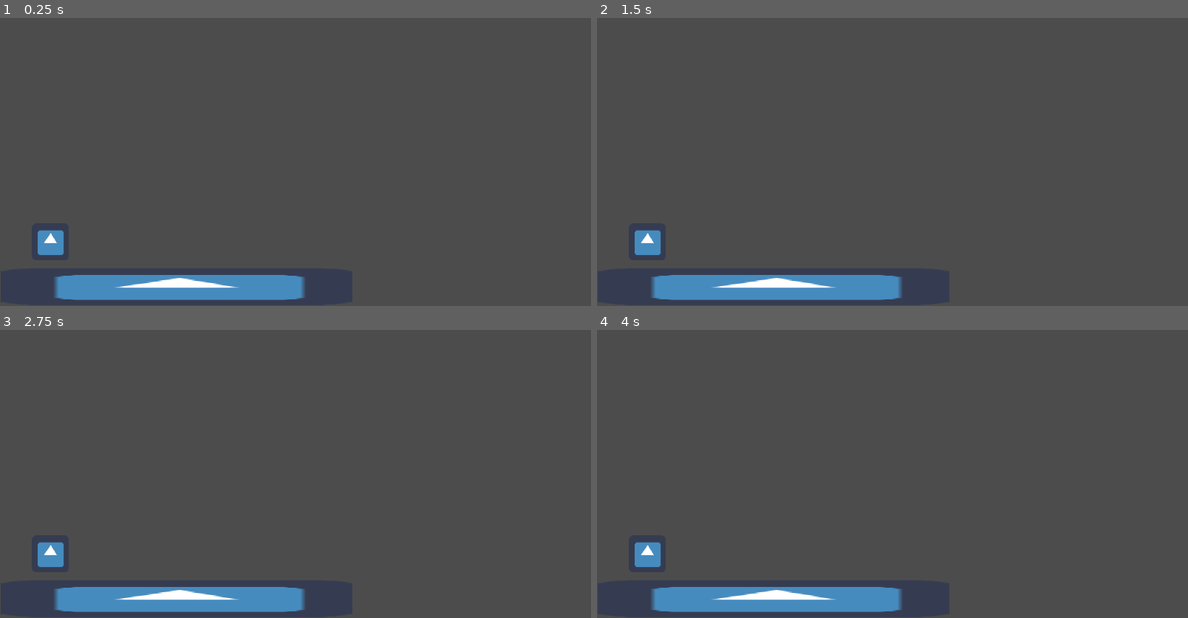
Above: before the commit, frames 1-4 (two rows, left to right).
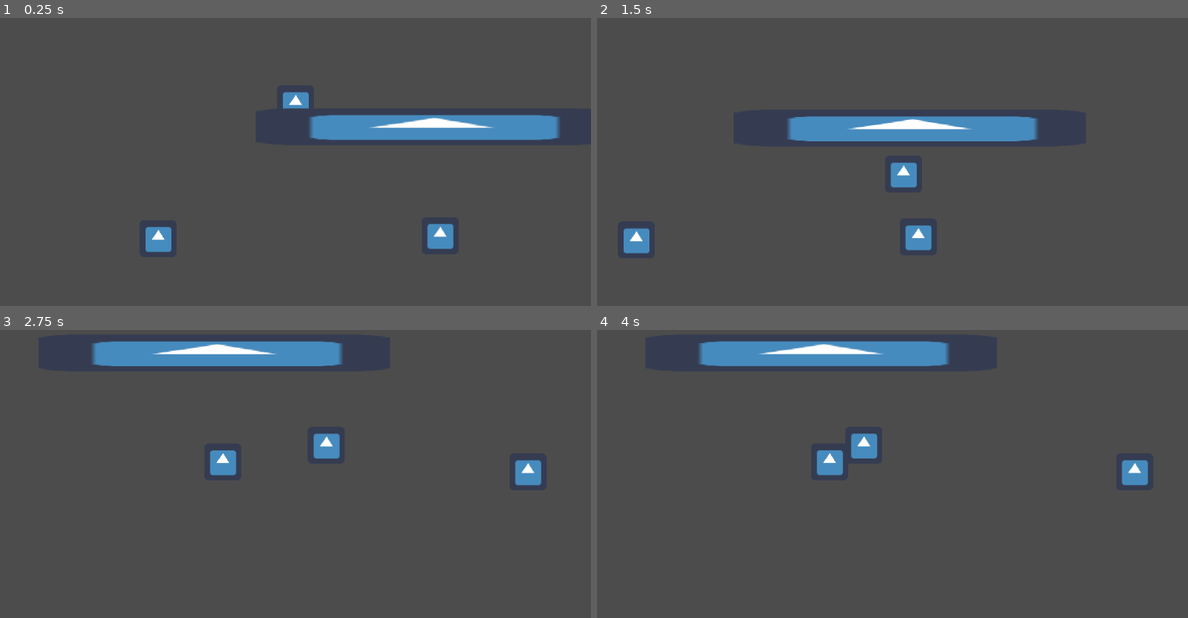
Above: after the commit, the same moments.

Repository: NoohAlavi/spooktober-jam-2020
Game: Godot game, scene res://Scenes/WorldTwo.tscn
Two runs of this game, one before a commit and one after it. Both use one fixed random seed, a clock stepped at 60 frames per second and the inputs below. The project has no main scene, so this scene is started directly. The engine's default icon, where the game draws it, is replaced by a stand-in: a white triangle on a blue panel in a dark square.
Inputs:
- Up to frame 1 (0.25 s): no input
- Up to frame 2 (1.5 s): hold Right (ui_right) 0.53-1.28 s; hold Down (ui_down) from 1.28 s (still down)
- Up to frame 3 (2.75 s): release Down (ui_down) at 2.03 s; hold Right (ui_right) from 2.03 s (still down)
- Up to frame 4 (4 s): release Right (ui_right) at 2.78 s; hold Up (ui_up) 2.78-3.53 s; hold Left (ui_left) from 3.53 s (still down)

The runs differ from the first frame. In frame 1, 8.8% of the frame differs, in the area x 6-95%, y 25-98%; in frame 2, 8.5%; in frame 3, 8.9%, in the area x 6-92%, y 3-98%; in frame 4, 8.9%.
Error before the commit: Parse Error: The identifier "moveSpeed" isn't declared in the current scope. (res://Code/PlayerPhysics.gd:25)

Commit message:
Venting & Update of Player Script
Updating Player Script to go through vents/manholes

Scenes/world2.tscn

Diff:
--- a/SpooktoberJam/Code/PlayerPhysics.gd
+++ b/SpooktoberJam/Code/PlayerPhysics.gd
@@ -6,15 +6,15 @@
 export var underground_y = 500;
 var vertical_mode = 0;
 var velocity = Vector2()
-var touchingVent = false
+var touching_vent = false
 
 
 func _ready():
+	position.y = overground_y;
 
-	pass
 
 func _physics_process(delta):
-	if (touchingVent):
+	if (touching_vent && (position.y == overground_y || position.y == underground_y )):
 		if (Input.get_action_strength("ui_up")):
 			vertical_mode = -1
 		elif(Input.get_action_strength("ui_down")):
@@ -22,15 +22,20 @@
 
 	match (vertical_mode):
 		0:
-			velocity.x = (Input.get_action_strength("ui_right") - Input.get_action_strength("ui_left")) * moveSpeed; #Moving
+			velocity.x = (Input.get_action_strength("ui_right") - Input.get_action_strength("ui_left")) * move_speed; #Moving
 		-1:
+			velocity.x = 0;
 			if (position.y < overground_y):
 				position.y = overground_y; # Making sure the player doesnt go past bounds
 				vertical_mode = 0; # Resetting vertical mode
 		1:
+			velocity.x = 0;
 			if (position.y > underground_y):
 				position.y = underground_y; # Making sure the player doesnt go past bounds
 				vertical_mode = 0; # Resetting vertical mode
 
 	velocity.y = vertical_speed * vertical_mode;
 	move_and_slide(velocity);
+
+func set_touching_vent(boolean):
+	touching_vent = boolean;
--- /dev/null
+++ b/SpooktoberJam/Code/Vent.gd
@@ -0,0 +1,10 @@
+extends Area2D
+
+func _on_Vent_body_entered(body):
+	if (body.get_name() == "Player"):
+		body.set_touching_vent(true);
+
+
+func _on_Vent_body_exited(body):
+	if (body.get_name() == "Player"):
+		body.set_touching_vent(false);
--- a/SpooktoberJam/Scenes/Player.tscn
+++ b/SpooktoberJam/Scenes/Player.tscn
@@ -6,7 +6,7 @@
 [sub_resource type="RectangleShape2D" id=1]
 extents = Vector2( 32.9114, 31.2662 )
 
-[node name="KinematicBody2D" type="KinematicBody2D"]
+[node name="Player" type="KinematicBody2D"]
 script = ExtResource( 2 )
 
 [node name="Sprite" type="Sprite" parent="."]
--- /dev/null
+++ b/SpooktoberJam/Scenes/Vent.tscn
@@ -0,0 +1,19 @@
+[gd_scene load_steps=4 format=2]
+
+[ext_resource path="res://icon.png" type="Texture" id=1]
+[ext_resource path="res://Code/Vent.gd" type="Script" id=2]
+
+[sub_resource type="RectangleShape2D" id=1]
+extents = Vector2( 32, 439.924 )
+
+[node name="Vent" type="Area2D"]
+script = ExtResource( 2 )
+
+[node name="Sprite" type="Sprite" parent="."]
+texture = ExtResource( 1 )
+
+[node name="CollisionShape2D" type="CollisionShape2D" parent="."]
+position = Vector2( -0.251068, -0.44545 )
+shape = SubResource( 1 )
+[connection signal="body_entered" from="." to="." method="_on_Vent_body_entered"]
+[connection signal="body_exited" from="." to="." method="_on_Vent_body_exited"]
--- a/SpooktoberJam/Scenes/WorldTwo.tscn
+++ b/SpooktoberJam/Scenes/WorldTwo.tscn
@@ -1,14 +1,30 @@
-[gd_scene load_steps=3 format=2]
+[gd_scene load_steps=4 format=2]
 
 [ext_resource path="res://Scenes/Player.tscn" type="PackedScene" id=1]
 [ext_resource path="res://icon.png" type="Texture" id=2]
+[ext_resource path="res://Scenes/Vent.tscn" type="PackedScene" id=3]
 
 [node name="Node2D" type="Node2D"]
 
-[node name="Node2D" parent="." instance=ExtResource( 1 )]
+[node name="Player" parent="." instance=ExtResource( 1 )]
 position = Vector2( 87.3534, 488.711 )
+vertical_speed = 600
+overground_y = 300
+
+[node name="Camera2D" type="Camera2D" parent="Player"]
+current = true
+smoothing_enabled = true
 
 [node name="icon" type="Sprite" parent="."]
-position = Vector2( 306.365, 566.3 )
+position = Vector2( 323.355, 339.77 )
 scale = Vector2( 9.51709, 1 )
 texture = ExtResource( 2 )
+
+[node name="Vent" parent="." instance=ExtResource( 3 )]
+position = Vector2( 337.947, 528.882 )
+
+[node name="Vent2" parent="." instance=ExtResource( 3 )]
+position = Vector2( 866.543, 546.235 )
+
+[node name="Vent3" parent="." instance=ExtResource( 3 )]
+position = Vector2( -150.605, 534.222 )
--- a/SpooktoberJam/project.godot
+++ b/SpooktoberJam/project.godot
@@ -18,11 +18,6 @@
 config/name="SpooktoberJam"
 config/icon="res://icon.png"
 
-[display]
-
-window/stretch/mode="2d"
-window/stretch/aspect="keep"
-
 [rendering]
 
 environment/default_environment="res://default_env.tres"
Not shown, removed: SpooktoberJam/.mono/metadata/ide_messaging_meta.txt
